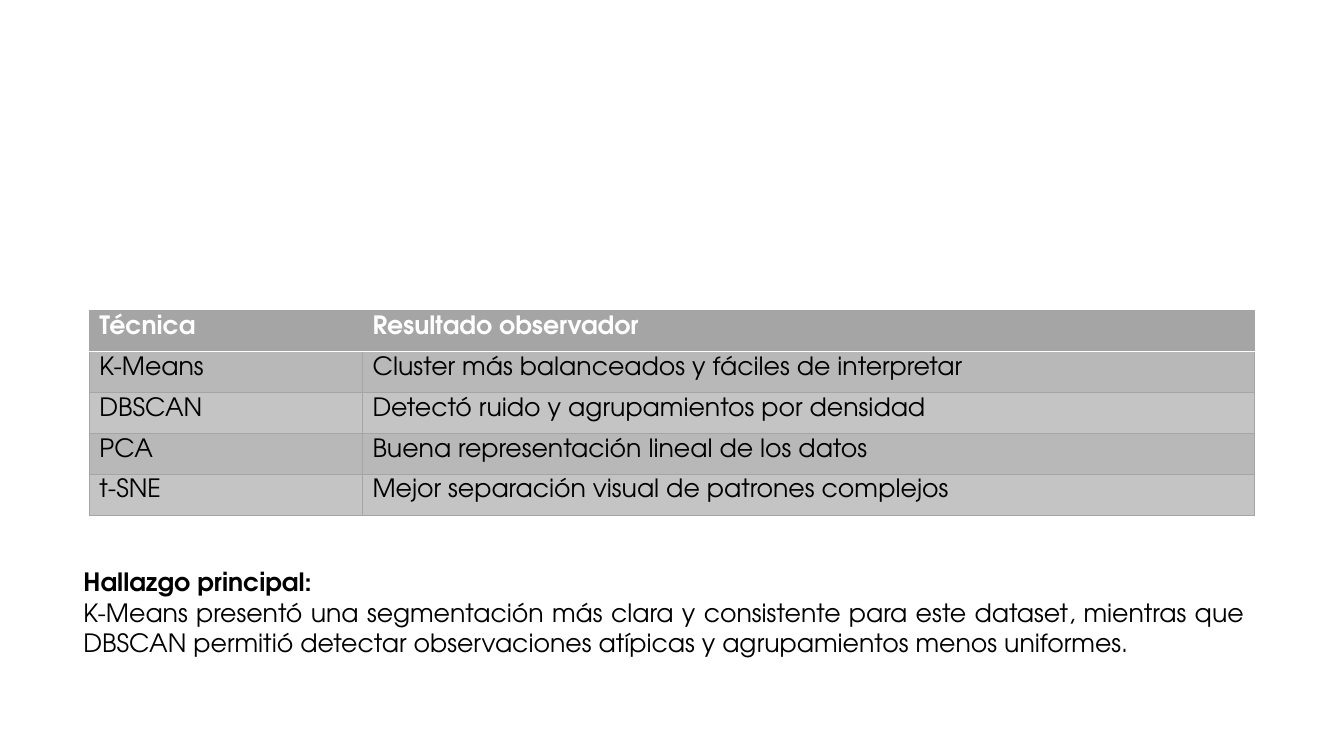
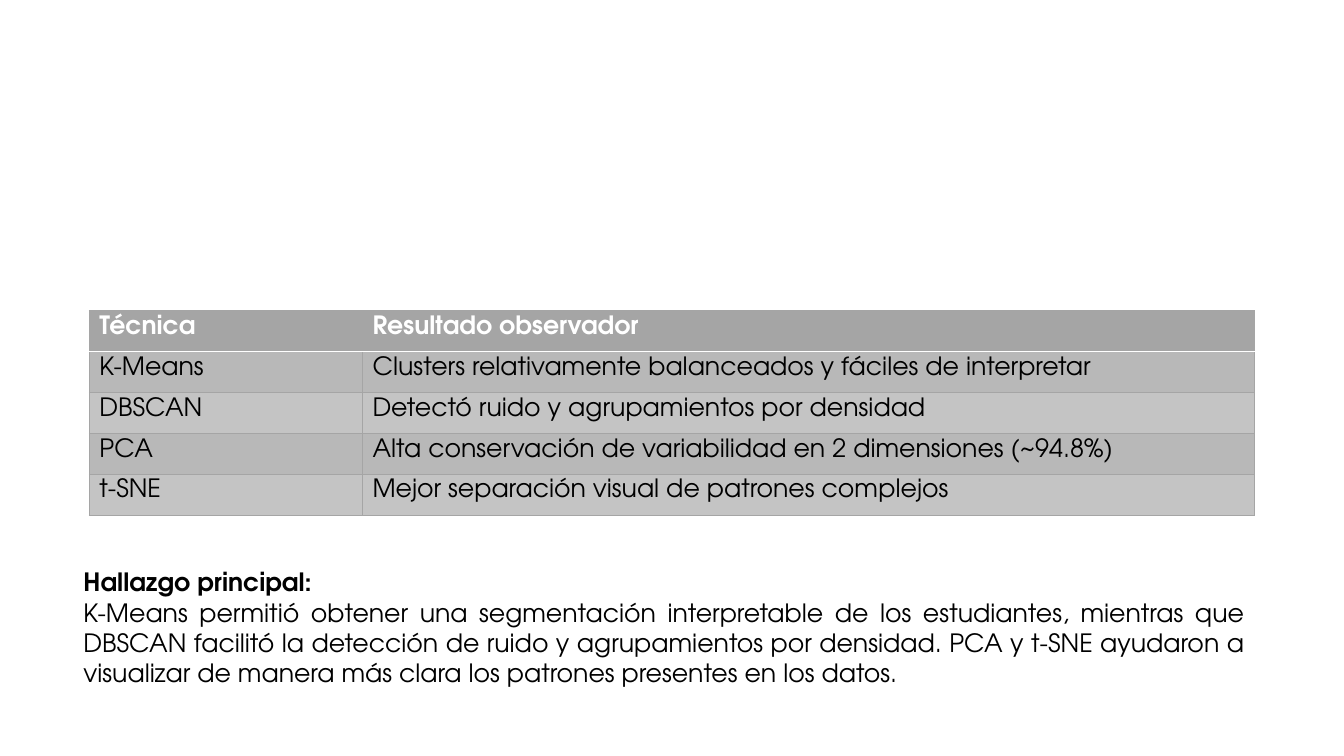
Before and after one commit to jhonquimi-png/Aprendizaje_Automatico, a slide deck: slide 9 of presentacion/UEES Aprendizaje Automatica - Semana 3 Actividad 1.pptx. Drawn at 1344x756 pixels with LibreOffice and Linux fonts; fonts in the diff are those of the drawing; background and template pictures are left out. Boxes give left, top, right and bottom in pixels: in the first picture for what was removed or moved away, otherwise in the second. Text is boxed around its words. In the diff, an @@ line names an element or a change of style, - is before the commit and + after.

```diff
--- a/presentacion/UEES Aprendizaje Automatica - Semana 3 Actividad 1.pptx
+++ b/presentacion/UEES Aprendizaje Automatica - Semana 3 Actividad 1.pptx
@@ table at (90, 311, 1255, 515) @@
-row 2, column 2: Cluster más balanceados y fáciles de interpretar
+row 2, column 2: Clusters relativamente balanceados y fáciles de interpretar
-row 4, column 2: Buena representación lineal de los datos
+row 4, column 2: Alta conservación de variabilidad en 2 dimensiones (~94.8%)
@@ text at (83, 596, 1244, 687): text changed @@
-K-Means presentó una segmentación más clara y consistente para este dataset, mientras que DBSCAN permitió detectar observaciones atípicas y agrupamientos menos uniformes.
+K-Means permitió obtener una segmentación interpretable de los estudiantes, mientras que DBSCAN facilitó la detección de ruido y agrupamientos por densidad. PCA y t-SNE ayudaron a visualizar de manera más clara los patrones presentes en los datos.
```
Also in this commit, not shown: 5 other slides changed.
